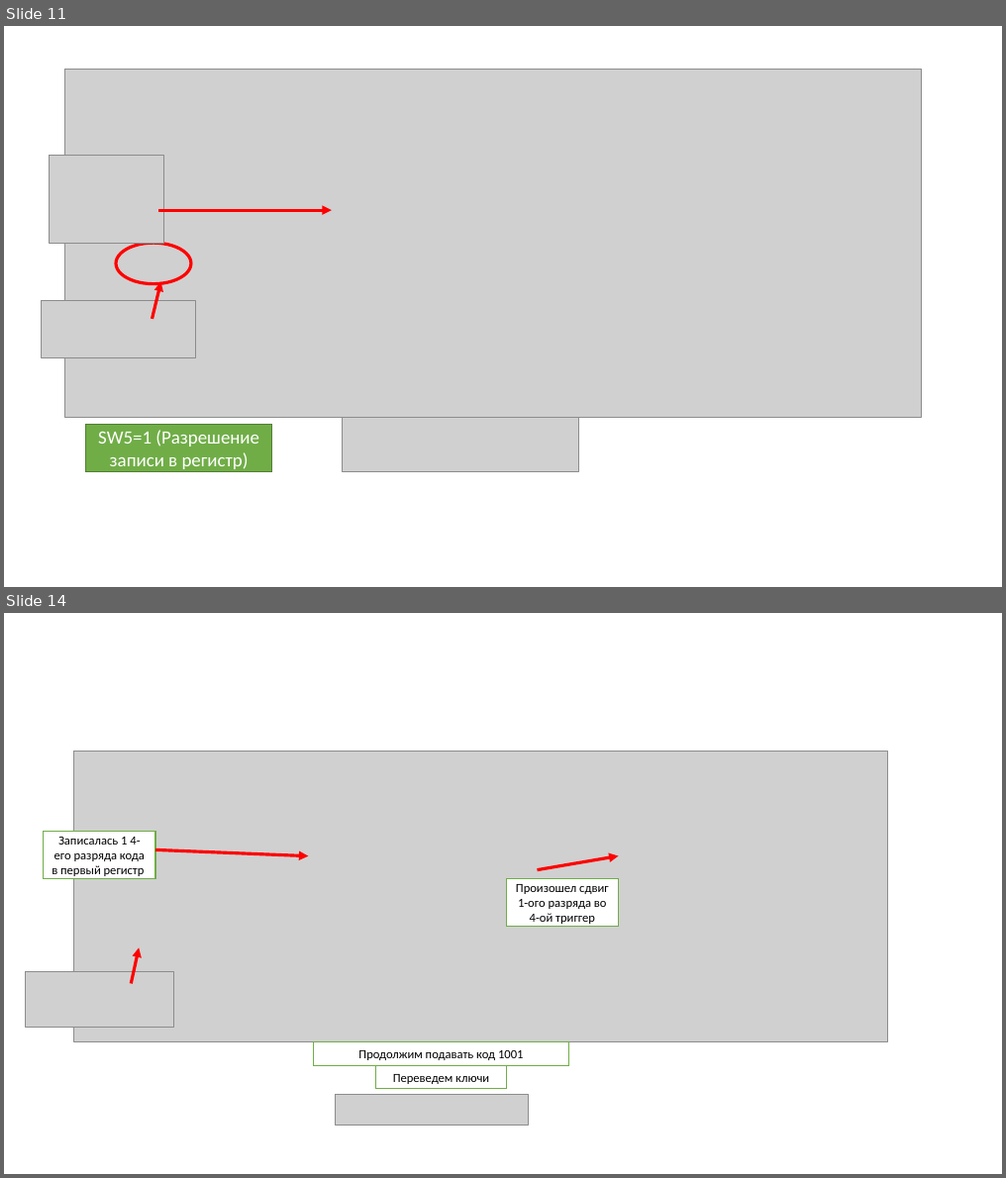
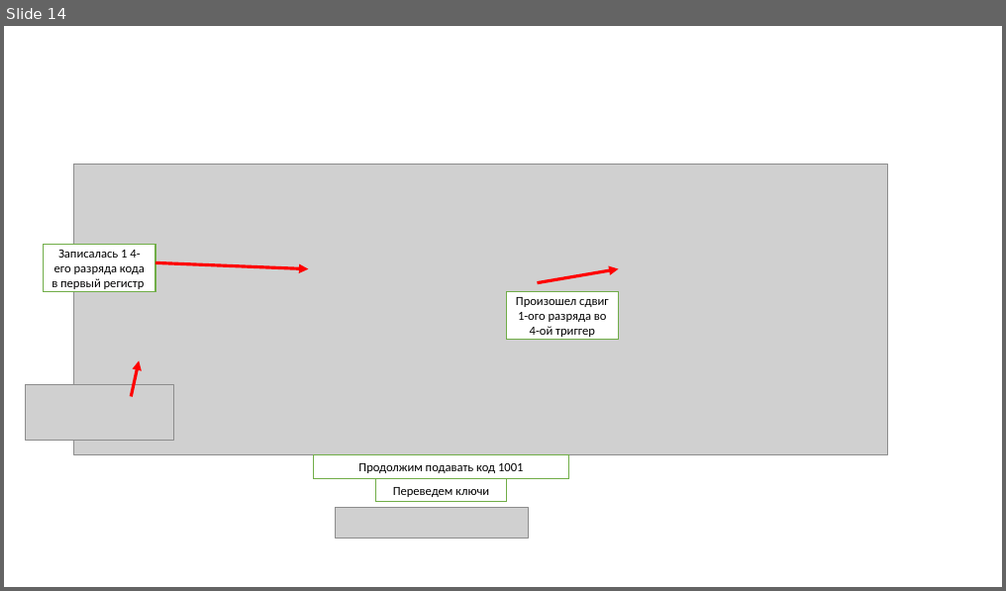
Before and after one commit to AnasEfi/silver-pestic, a slide deck: рубеж 3/презы/регистрсдвига.pptx. Shown one above the other, each under a label of ours: slides 11 and 14 before the commit, slide 14 after it; the slides between them are not shown. The pictures are 1006x1178 and 1006x591 pixels, drawn with LibreOffice and Linux fonts; fonts in the diff are those of the drawing; grey boxes stand for pictures; background and template pictures are left out. Boxes give left, top, right and bottom in pixels: in the first picture for what was removed or moved away, otherwise in the second. Text is boxed around its words. In the diff, an @@ line names an element or a change of style, - is before the commit and + after.

```diff
--- a/рубеж 3/презы/регистрсдвига.pptx
+++ b/рубеж 3/презы/регистрсдвига.pptx
@@ slide 11 removed at (4, 26, 1002, 587), background #FFFFFF @@
@@ picture removed at (64, 69, 922, 417) @@
@@ picture removed at (49, 155, 164, 243) @@
@@ arrow removed from (159, 210) to (332, 210) @@
@@ ellipse removed at (116, 243, 190, 284) @@
@@ arrow removed from (152, 319) to (161, 282) @@
@@ picture removed at (42, 301, 195, 359) @@
@@ rectangle removed at (85, 424, 272, 472) @@
-SW5=1 (Разрешение записи в регистр)
@@ picture removed at (342, 417, 578, 472) @@
```
Also in this commit, not shown: 2 slides changed, 1 slide added, 4 other files.
